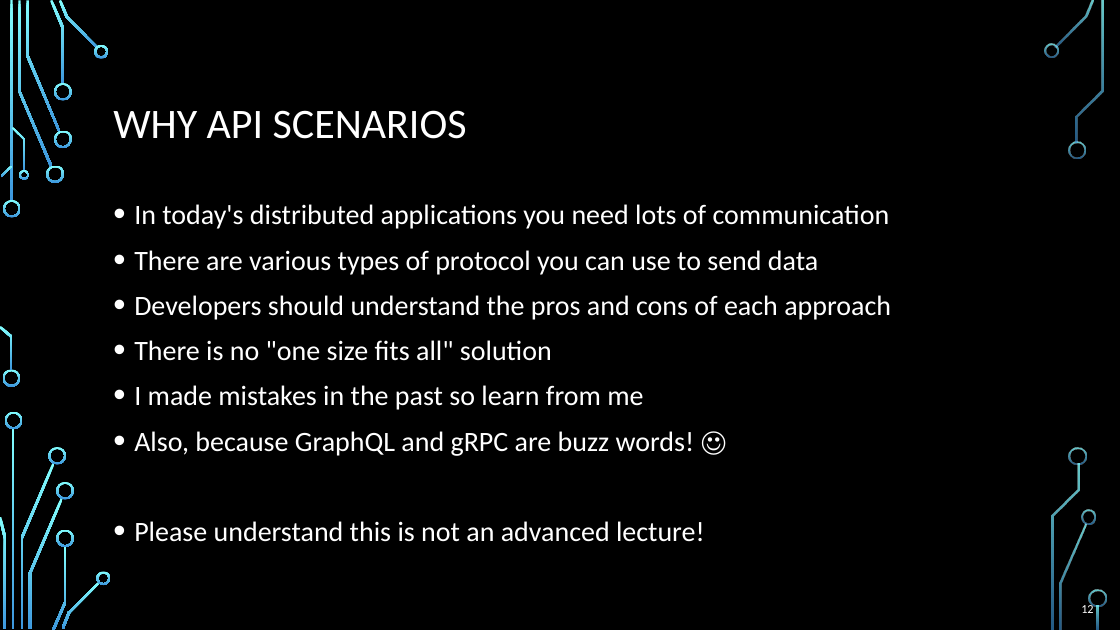
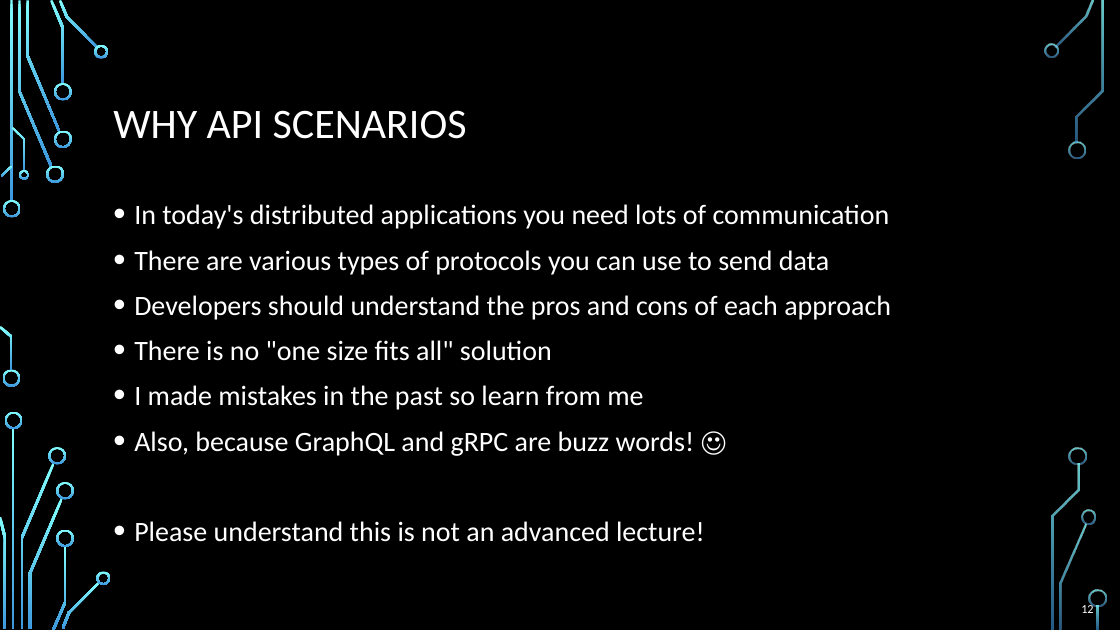
Before and after one commit to ivaylokenov/C-Sharp-API-Scenarios-REST-GraphQL-gRPC, a slide deck: slide 12 of Presentation.pptx. Drawn at 1120x630 pixels with LibreOffice and Linux fonts; fonts in the diff are those of the drawing; background and template pictures are left out. Boxes give left, top, right and bottom in pixels: in the first picture for what was removed or moved away, otherwise in the second. Text is boxed around its words. In the diff, an @@ line names an element or a change of style, - is before the commit and + after.

```diff
--- a/Presentation.pptx
+++ b/Presentation.pptx
@@ text at box(134, 250, 829, 275): text changed @@
-• There are various types of protocol you can use to send data
+• There are various types of protocols you can use to send data
```
Also in this commit, not shown: 2 other slides changed, 2 other files.
